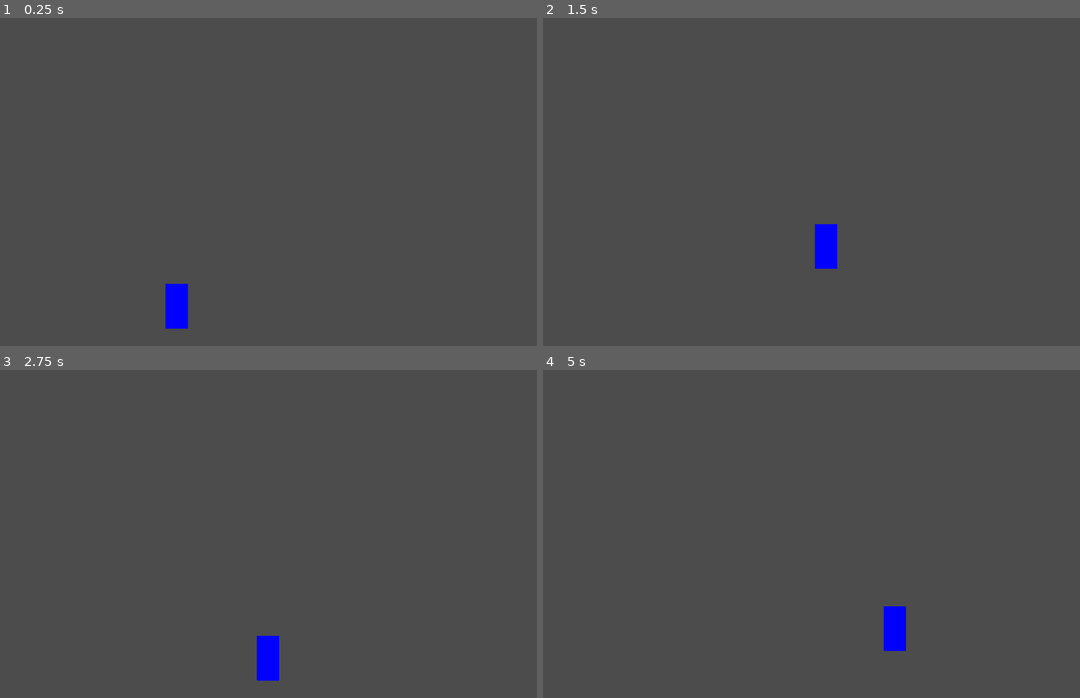
Above: before the commit, frames 1-4 (two rows, left to right).
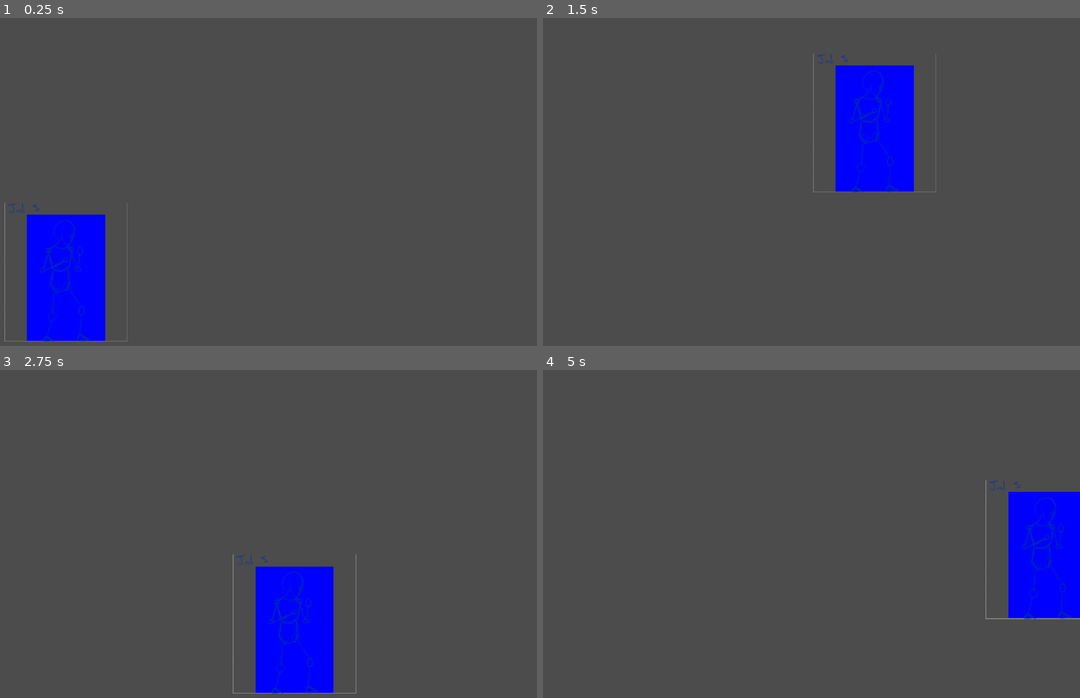
Above: after the commit, the same moments.

Repository: PistolRcks/flfa-project
Game: Godot game, scene res://level/basic_arena/TestingArena.tscn
Same seed, same stepped clock (60 frames per second), same inputs: the game is played once before the commit and once after it.
Inputs:
- Up to frame 1 (0.25 s): no input
- Up to frame 2 (1.5 s): tap Enter at 0.5 s; hold W (up) 0.53-1.28 s; hold D (right) from 0.53 s (still down); tap J (attack_a) at 1.35 s
- Up to frame 3 (2.75 s): tap W (up) at 1.52, 1.55, 1.82, 2.3 s; release D (right) at 2.03 s; hold A (left) from 2.03 s (still down); hold K (attack_b) from 2.03 s (still down)
- Up to frame 4 (5 s): release A (left) at 2.78 s; release K (attack_b) at 2.78 s; hold D (right) 2.78-4.28 s; tap W (up) at 2.85, 3.02, 3.32, 3.77, 3.8, 4.07, 4.52, 4.55, 4.82 s; hold J (attack_a) 3.53-4.28 s; hold A (left) from 4.28 s (still down); tap K (attack_b) at 4.35 s

The runs differ from the first frame. In frame 1, 6.4% of the frame differs, in the area x 0-36%, y 56-99%; in frame 2, 6.3%; in frame 3, 5.3%; in frame 4, 5.8%.

Commit message:
First attack

Diff:
--- a/entity/Entity.gd
+++ b/entity/Entity.gd
@@ -14,8 +14,11 @@
 var hitboxes = []
 
 ## Character States ##
-var facing_right = true					# Direction we're facing (normally right)
-var combo_being_performed = false		# If a combo is currently being performed
+var facing_right = true						# Direction we're facing (normally right)
+export var combo_being_performed = false	# If a combo is currently being performed
+
+## Animation ##
+onready var animation_tree = $AnimationTree
 
 ## Character Stats ##
 export var max_health = 100				# The maximum health of the character
@@ -73,26 +76,43 @@
 	new_instance.metadata = metadata.duplicate() # Fuckin GDScript with by-reference assignment (duplicate performs by-value assignment)
 	new_instance.metadata["source"] = get_path()	# Automatically set source
 
-	# Not going to use Hitbox::setSize since scaling makes the positioning much
-	# nicer. Size is divided by 20 due to the extents of the Hitbox's underlying
-	# CollisionShape being 10x10 (multiplied by 2, since extents are kinda like
-	# radius)
-	new_instance.scale = size/20
+	new_instance.scale = size
 	new_instance.global_position = global_coord
 
 """ Creates a hitbox with a specific `Area2D`'s global position and size.
 
 	Parameters:
-		`String` area_nodepath - The GLOBAL NodePath to the Area2D to copy from,
-			OR the NodePath relative to the Weapon.
+		`NodePath` area_nodepath - The nodepath to an Area2D.
 			(Can't use actual NodePath because it's local to the Player when I
 			call it from the animation)
 		`int` team - The team the Hitbox is on.
 		`Dictionary` metadata - The metadata of the Hitbox.
 """
-func create_hitbox_with_nodepath(area_nodepath : String, team : int, metadata : Dictionary):
+func create_hitbox_with_nodepath(area_nodepath : NodePath, team : int, metadata : Dictionary):
 	var area = get_node(area_nodepath)
 	create_hitbox(area.global_position, area.scale, team, metadata)
 
+""" Removes all hitboxes produced by this entity.
+"""
+func remove_all_hitboxes():
+	for hitbox in hitboxes:
+		if hitbox: # Make sure the hitbox hasn't been cleared already
+			hitbox.queue_free()
+
+	# Empty the array
+	hitboxes.clear()
+
+# Perform animations if combos are performed
 func _on_ComboController_combo_performed(combo, player):
-	print("Performed combo " + combo)
+	# Only perform combos if one isn't already being performed
+	if not combo_being_performed:
+		# Get current state
+		var state = animation_tree["parameters/playback"].get_current_node()
+
+		# Combo name should be the same name as the animation to be played (or
+		# rather the state of the Transition node to be switched to)
+		animation_tree["parameters/" + state + "/Transition/current"] = combo
+
+		# Fire the animation
+		animation_tree["parameters/" + state + "/OneShot/active"] = true
+		combo_being_performed = true
--- a/entity/anim/basic_statemachine.tres
+++ b/entity/anim/basic_statemachine.tres
@@ -20,13 +20,31 @@
 
 [sub_resource type="AnimationNodeBlendTree" id=4]
 
+[sub_resource type="AnimationNodeAnimation" id=24]
+animation = "neutral"
+
+[sub_resource type="AnimationNodeAnimation" id=25]
+animation = "jab"
+
+[sub_resource type="AnimationNodeOneShot" id=26]
+
 [sub_resource type="AnimationNodeTransition" id=23]
+input_count = 1
+input_0/name = "Jab"
+input_0/auto_advance = false
 
 [sub_resource type="AnimationNodeBlendTree" id=5]
-graph_offset = Vector2( -427, 20 )
+graph_offset = Vector2( -631, 34.5 )
+nodes/Animation/node = SubResource( 25 )
+nodes/Animation/position = Vector2( -280, 180 )
+"nodes/Animation 2/node" = SubResource( 24 )
+"nodes/Animation 2/position" = Vector2( -100, 40 )
+nodes/OneShot/node = SubResource( 26 )
+nodes/OneShot/position = Vector2( 120, 100 )
 nodes/Transition/node = SubResource( 23 )
-nodes/Transition/position = Vector2( 120, 140 )
-node_connections = [ "output", 0, "Transition" ]
+nodes/Transition/position = Vector2( -80, 160 )
+nodes/output/position = Vector2( 340, 140 )
+node_connections = [ "output", 0, "OneShot", "Transition", 0, "Animation", "OneShot", 0, "Animation 2", "OneShot", 1, "Transition" ]
 
 [sub_resource type="AnimationNodeStateMachineTransition" id=6]
 
@@ -68,4 +86,5 @@
 states/stand/node = SubResource( 5 )
 states/stand/position = Vector2( 668, 171 )
 transitions = [ "stand", "air", SubResource( 6 ), "air", "stand", SubResource( 7 ), "air", "hitstun", SubResource( 8 ), …(437 unchanged characters)…
-graph_offset = Vector2( -1, 12 )
+start_node = "stand"
+graph_offset = Vector2( 10, 37 )
--- a/entity/fighters/punchy_guy/PunchyGuy.gd
+++ b/entity/fighters/punchy_guy/PunchyGuy.gd
@@ -13,7 +13,7 @@
 		["236.?A$", "Fireball"],		# Quartercircle Forward + A (additional char for ease of input)
 		["65?23.?A$", "Dragon Punch"],	# Z motion forward (optional neutral) + A (additional char for ease of input)
 		["G$", "Forward Grab"],
-		["5A$", "Punch"],				# Just A (technically neutral A)
+		["5A$", "Jab"],					# Just A (technically neutral A)
 		["6A$", "lmao 6P reference"],	# Forward + A
 		["2A$", "Dickpunch (yes that's really what it's called in Tekken)"],	# Down + A (yes that is actually what it is called)
 		["5656$", "Forward Dash"],		# Doubletap Forward
--- a/entity/fighters/punchy_guy/PunchyGuy.tscn
+++ b/entity/fighters/punchy_guy/PunchyGuy.tscn
@@ -1,12 +1,71 @@
-[gd_scene load_steps=7 format=2]
+[gd_scene load_steps=16 format=2]
 
 [ext_resource path="res://entity/fighters/punchy_guy/PunchyGuy.gd" type="Script" id=1]
 [ext_resource path="res://util/hitbox/Hitbox.tscn" type="PackedScene" id=2]
 [ext_resource path="res://util/ComboController.tscn" type="PackedScene" id=3]
 [ext_resource path="res://entity/anim/basic_statemachine.tres" type="AnimationNodeStateMachine" id=4]
+[ext_resource path="res://entity/fighters/punchy_guy/res/jab_a.png" type="Texture" id=5]
+[ext_resource path="res://entity/fighters/punchy_guy/res/neutral.png" type="Texture" id=6]
+[ext_resource path="res://entity/fighters/punchy_guy/res/jab_r.png" type="Texture" id=7]
+[ext_resource path="res://entity/fighters/punchy_guy/res/jab_s.png" type="Texture" id=8]
+[ext_resource path="res://entity/fighters/punchy_guy/anim/jab.tres" type="Animation" id=9]
 
 [sub_resource type="RectangleShape2D" id=1]
 extents = Vector2( 10, 20 )
+
+[sub_resource type="RectangleShape2D" id=25]
+
+[sub_resource type="Animation" id=26]
+length = 0.001
+tracks/0/type = "value"
+tracks/0/path = NodePath("Hitboxes/Helper:position")
+tracks/0/interp = 1
+tracks/0/loop_wrap = true
+tracks/0/imported = false
+tracks/0/enabled = true
+tracks/0/keys = {
+"times": PoolRealArray( 0 ),
+"transitions": PoolRealArray( 1 ),
+"update": 0,
+"values": [ Vector2( 13, -33 ) ]
+}
+tracks/1/type = "value"
+tracks/1/path = NodePath("Hitboxes/Helper:scale")
+tracks/1/interp = 1
+tracks/1/loop_wrap = true
+tracks/1/imported = false
+tracks/1/enabled = true
+tracks/1/keys = {
+"times": PoolRealArray( 0 ),
+"transitions": PoolRealArray( 1 ),
+"update": 0,
+"values": [ Vector2( 1, 0.32 ) ]
+}
+
+[sub_resource type="SpriteFrames" id=23]
+animations = [ {
+"frames": [ ExtResource( 6 ), ExtResource( 5 ), ExtResource( 7 ), ExtResource( 8 ) ],
+"loop": true,
+"name": "default",
+"speed": 5.0
+} ]
+
+[sub_resource type="Animation" id=24]
+resource_name = "neutral"
+length = 0.1
+loop = true
+tracks/0/type = "value"
+tracks/0/path = NodePath("AnimatedSprite:frame")
+tracks/0/interp = 1
+tracks/0/loop_wrap = true
+tracks/0/imported = false
+tracks/0/enabled = true
+tracks/0/keys = {
+"times": PoolRealArray( 0 ),
+"transitions": PoolRealArray( 1 ),
+"update": 1,
+"values": [ SubResource( 23 ) ]
+}
 
 [sub_resource type="AnimationNodeStateMachinePlayback" id=22]
 
@@ -20,8 +79,8 @@
 [node name="Hurtboxes" type="Node2D" parent="."]
 
 [node name="Hurtbox1" parent="Hurtboxes" instance=ExtResource( 2 )]
-position = Vector2( 0, -20 )
-scale = Vector2( 1, 2 )
+position = Vector2( 0, -23 )
+scale = Vector2( 1.39112, 2.26218 )
 collision_layer = 2
 collision_mask = 2
 type = "HURT"
@@ -30,9 +89,17 @@
 
 [node name="Hitboxes" type="Node2D" parent="."]
 
+[node name="Helper" type="CollisionShape2D" parent="Hitboxes"]
+position = Vector2( 13, -33 )
+scale = Vector2( 1, 0.32 )
+shape = SubResource( 25 )
+
 [node name="ComboController" parent="." instance=ExtResource( 3 )]
 
 [node name="AnimationPlayer" type="AnimationPlayer" parent="."]
+anims/RESET = SubResource( 26 )
+anims/jab = ExtResource( 9 )
+anims/neutral = SubResource( 24 )
 
 [node name="AnimationTree" type="AnimationTree" parent="."]
 tree_root = ExtResource( 4 )
@@ -41,6 +108,13 @@
 parameters/playback = SubResource( 22 )
 parameters/air/Transition/current = 0
 parameters/crouch/Transition/current = 0
+parameters/stand/OneShot/active = false
 parameters/stand/Transition/current = 0
 
+[node name="AnimatedSprite" type="AnimatedSprite" parent="."]
+position = Vector2( 0, -25 )
+scale = Vector2( 0.193479, 0.193479 )
+frames = SubResource( 23 )
+frame = 3
+
 [connection signal="combo_performed" from="ComboController" to="." method="_on_ComboController_combo_performed"]
--- /dev/null
+++ b/entity/fighters/punchy_guy/anim/jab.tres
@@ -0,0 +1,72 @@
+[gd_resource type="Animation" format=2]
+
+[resource]
+resource_name = "jab"
+length = 0.3
+step = 0.0333333
+tracks/0/type = "value"
+tracks/0/path = NodePath("AnimatedSprite:frame")
+tracks/0/interp = 1
+tracks/0/loop_wrap = true
+tracks/0/imported = false
+tracks/0/enabled = true
+tracks/0/keys = {
+"times": PoolRealArray( 0, 0.1, 0.233333 ),
+"transitions": PoolRealArray( 1, 1, 1 ),
+"update": 1,
+"values": [ 3, 1, 2 ]
+}
+tracks/1/type = "value"
+tracks/1/path = NodePath(".:combo_being_performed")
+tracks/1/interp = 1
+tracks/1/loop_wrap = true
+tracks/1/imported = false
+tracks/1/enabled = true
+tracks/1/keys = {
+"times": PoolRealArray( 0.3 ),
+"transitions": PoolRealArray( 1 ),
+"update": 1,
+"values": [ false ]
+}
+tracks/2/type = "method"
+tracks/2/path = NodePath(".")
+tracks/2/interp = 1
+tracks/2/loop_wrap = true
+tracks/2/imported = false
+tracks/2/enabled = true
+tracks/2/keys = {
+"times": PoolRealArray( 0.1, 0.233333 ),
+"transitions": PoolRealArray( 1, 1 ),
+"values": [ {
+"args": [ NodePath("Hitboxes/Helper"), 0, {
+} ],
+"method": "create_hitbox_with_nodepath"
+}, {
+"args": [  ],
+"method": "remove_all_hitboxes"
+} ]
+}
+tracks/3/type = "value"
+tracks/3/path = NodePath("Hitboxes/Helper:position")
+tracks/3/interp = 1
+tracks/3/loop_wrap = true
+tracks/3/imported = false
+tracks/3/enabled = true
+tracks/3/keys = {
+"times": PoolRealArray( 0.1 ),
+"transitions": PoolRealArray( 1 ),
+"update": 0,
+"values": [ Vector2( 13, -33 ) ]
+}
+tracks/4/type = "value"
+tracks/4/path = NodePath("Hitboxes/Helper:scale")
+tracks/4/interp = 1
+tracks/4/loop_wrap = true
+tracks/4/imported = false
+tracks/4/enabled = true
+tracks/4/keys = {
+"times": PoolRealArray( 0.1 ),
+"transitions": PoolRealArray( 1 ),
+"update": 0,
+"values": [ Vector2( 1, 0.32 ) ]
+}
--- a/level/basic_arena/TestingArena.tscn
+++ b/level/basic_arena/TestingArena.tscn
@@ -34,9 +34,9 @@
 shape = SubResource( 3 )
 
 [node name="Camera2D" type="Camera2D" parent="."]
-offset = Vector2( 0, -128 )
+offset = Vector2( 0, -56 )
 current = true
-zoom = Vector2( 0.5, 0.5 )
+zoom = Vector2( 0.2, 0.2 )
 
-[node name="Entity" parent="." instance=ExtResource( 1 )]
+[node name="PunchyGuy" parent="." instance=ExtResource( 1 )]
 position = Vector2( -66, -50 )
--- a/util/ComboController.gd
+++ b/util/ComboController.gd
@@ -17,10 +17,15 @@
 var neutral_wait_timer = 0
 const NEUTRAL_WAIT_TIME = 0.016 # The amount of time to wait after inputting to register a neutral
 
+var _testing = false
+
 func _ready():
+	# Set this if we're in the ComboTester
+	_testing = (get_tree().get_current_scene().get_name() == "ComboTester")
+
 	# For testing purposes, put in some sample combos;
 	# otherwise, combo_list should be filled by a player's combos
-	if get_tree().get_current_scene().get_name() == "ComboTester":
+	if _testing:
 		combo_list = [
 			["236.?A$", "Fireball"],		# Quartercircle Forward + A (additional char for ease of input)
 			["65?23.?A$", "Dragon Punch"],	# Z motion forward (optional neutral) + A (additional char for ease of input)
@@ -91,7 +96,10 @@
 				recent_inputs = recent_inputs.left(result.get_start()) + ">" + \
 					recent_inputs.substr(result.get_start(), combo[0].length()) + "<"
 				emit_signal("combo_performed", combo[1], 1)
-				input_being_held = true
+
+				# Only hold input if we're testing
+				if _testing:
+					input_being_held = true
 				break
 
 	# Send data to richtextlabels (temp)
Not shown: 1 places in entity/anim/basic_statemachine.tres that only renumber resources
Binary file added: entity/fighters/punchy_guy/res/jab_a.png
Not shown, added: entity/fighters/punchy_guy/res/jab_a.png.import
Binary file added: entity/fighters/punchy_guy/res/jab_r.png
Not shown, added: entity/fighters/punchy_guy/res/jab_r.png.import
Binary file added: entity/fighters/punchy_guy/res/jab_s.png
Not shown, added: entity/fighters/punchy_guy/res/jab_s.png.import
Binary file added: entity/fighters/punchy_guy/res/neutral.png
Not shown, added: entity/fighters/punchy_guy/res/neutral.png.import
